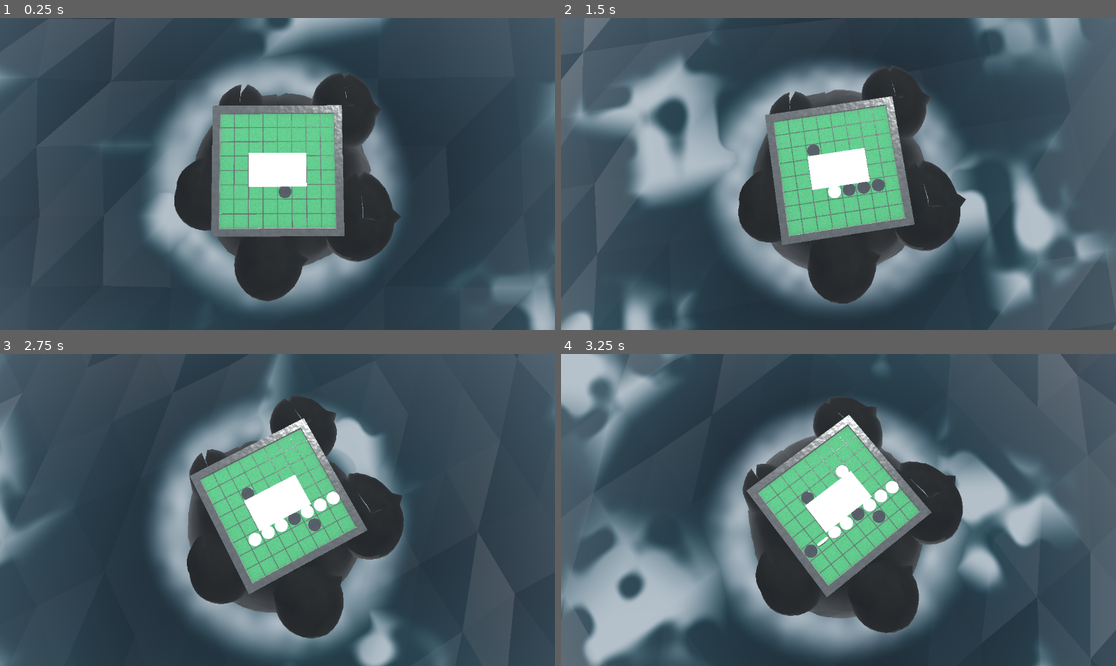
Above: before the commit, frames 1-4 (two rows, left to right).
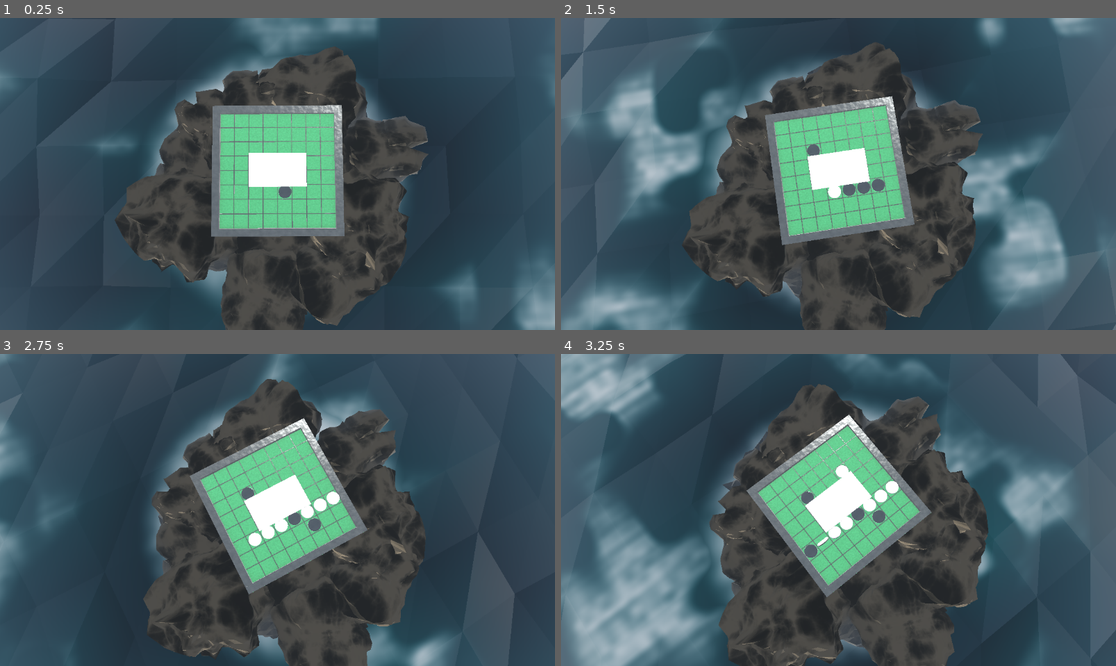
Above: after the commit, the same moments.

Repository: jop3/game-builder
Game: Godot game, scene res://othello.tscn
Two runs of this game, one before a commit and one after it. Both use one fixed random seed, a clock stepped at 60 frames per second and the inputs below.
Inputs:
- Up to frame 1 (0.25 s): no input
- Up to frame 2 (1.5 s): no input
- Up to frame 3 (2.75 s): no input
- Up to frame 4 (3.25 s): no input

The runs differ from the first frame. In frame 1, 19% of the frame differs, in the area x 19-100%, y 0-100%; in frame 2, 32%; in frame 3, 20%; in frame 4, 33%, in the area x 0-93%, y 0-100%.

Commit message:
förbättra allt: vass ridged klippa (varmare sten), djupare blågrönt hav med brutet/stråkigt skum, dramatisk cumulushimmel, varmt dagsljus, lagrad disig kust

Diff:
--- a/examples/othello/game/othello.gd
+++ b/examples/othello/game/othello.gd
@@ -614,8 +614,8 @@
 
 	# Dagsljus-sol: ljus, en aning varm, mjuka skuggor uppifrån-sidan.
 	var key := DirectionalLight3D.new()
-	key.light_color = Color(1.0, 0.96, 0.88)
-	key.light_energy = 1.5                 # dämpad så marmorns ådring/flöjlar syns (ej vitutfrätt)
+	key.light_color = Color(1.0, 0.95, 0.85)   # varmt dagsljus
+	key.light_energy = 1.7                 # ljust men marmorns ådring/flöjlar syns
 	key.light_angular_distance = 2.0
 	key.shadow_enabled = true
 	key.rotation = Vector3(deg_to_rad(-52.0), deg_to_rad(-38.0), 0.0)
@@ -670,32 +670,37 @@
 	var mat := ShaderMaterial.new()
 	mat.shader = load("res://rock.gdshader")
 	mat.set_shader_parameter("waterline", SEA_Y)
-	# huvudklacken: tillplattad sfär, topp ~y=0 (piedestalens fot), bred fot i havet
+	# huvudklacken: bred, flack, kraftigt förskjuten sfär (skrovlig utåtklack),
+	# topp ~y=0 (piedestalens fot), bred fot ned i havet
 	var main := MeshInstance3D.new()
 	var sm := SphereMesh.new()
-	sm.radius = ISLAND_R
-	sm.height = ISLAND_R * 1.5
-	sm.radial_segments = 64
-	sm.rings = 32
+	sm.radius = ISLAND_R * 1.15
+	sm.height = ISLAND_R * 1.6
+	sm.radial_segments = 96
+	sm.rings = 48
 	main.mesh = sm
 	main.material_override = mat
-	main.scale = Vector3(1.0, 0.62, 1.0)
-	main.position = Vector3(0.0, -0.30, 0.0)
+	main.scale = Vector3(1.0, 0.52, 1.0)
+	main.position = Vector3(0.0, -0.28, 0.0)
 	add_child(main)
-	# några mindre klippblock runt foten för en taggig silhuett
-	for i in 5:
-		var a := TAU * float(i) / 5.0 + 0.5
-		var r := ISLAND_R * (0.7 + 0.25 * absf(_nrand(i * 5 + 2)))
+	# taggiga klippblock runt foten — några sticker upp som spetsar, andra ligger
+	# vid vattenlinjen; varierad storlek/höjd för en ojämn skärgårdssilhuett
+	for i in 9:
+		var a := TAU * float(i) / 9.0 + 0.4 * _nrand(i * 5 + 1)
+		var r := ISLAND_R * (0.75 + 0.35 * absf(_nrand(i * 5 + 2)))
 		var chunk := MeshInstance3D.new()
 		var cs := SphereMesh.new()
-		cs.radius = ISLAND_R * (0.28 + 0.12 * absf(_nrand(i * 5 + 7)))
-		cs.height = cs.radius * 1.8
-		cs.radial_segments = 32
-		cs.rings = 16
+		var cr := ISLAND_R * (0.3 + 0.22 * absf(_nrand(i * 5 + 7)))
+		cs.radius = cr
+		cs.height = cr * (1.6 + 1.4 * absf(_nrand(i * 5 + 13)))   # några spetsiga
+		cs.radial_segments = 40
+		cs.rings = 24
 		chunk.mesh = cs
 		chunk.material_override = mat
-		chunk.scale = Vector3(1.0, 0.7, 1.0)
-		chunk.position = Vector3(r * sin(a), SEA_Y + 0.02 + 0.05 * _nrand(i), r * cos(a))
+		var peak := 0.5 + 0.5 * absf(_nrand(i * 5 + 3))
+		chunk.scale = Vector3(1.0, peak, 1.0)
+		chunk.position = Vector3(r * sin(a), SEA_Y - 0.02 + 0.10 * absf(_nrand(i)), r * cos(a))
+		chunk.rotation.y = _nrand(i * 5 + 9) * PI
 		add_child(chunk)
 
 # EN central marmorpelare som piedestal: brädet vilar på kapitälet (brädet är
@@ -717,24 +722,33 @@
 # avlägsen kustlinje: några låga, mörka, disiga uddar nära horisonten (fog gör
 # dem atmosfäriskt bleka), utspridda på fjärran sidorna som i referensen
 func _build_coast() -> void:
-	var pts := [
-		[16.0, -60.0, 1.1, 5.0], [20.0, -110.0, 1.6, 8.0],
-		[18.0, 150.0, 0.9, 6.0], [22.0, 120.0, 1.3, 7.0],
+	# avlägsna kullar/uddar i lager: en högre bakre ås + lägre främre kullar,
+	# atmosfäriskt bleka (ljusare = längre bort) som i referensen
+	var ridges := [
+		# dist, vinkel°, höjd, bredd, blekhet(0 mörkast..1 ljusast)
+		[24.0, -70.0, 2.4, 16.0, 0.85], [17.0, -95.0, 1.2, 10.0, 0.55],
+		[26.0, 120.0, 2.0, 18.0, 0.9], [19.0, 150.0, 1.0, 9.0, 0.5],
+		[30.0, 40.0, 2.8, 22.0, 0.95],
 	]
-	for p in pts:
-		var dist: float = p[0]
-		var ang := deg_to_rad(p[1])
-		var hgt: float = p[2]
-		var wid: float = p[3]
+	for r in ridges:
+		var dist: float = r[0]
+		var ang := deg_to_rad(r[1])
+		var hgt: float = r[2]
+		var wid: float = r[3]
+		var haze: float = r[4]
 		var m := MeshInstance3D.new()
+		# tillplattad prismalik kulle (box med avsmalnande topp via skalning)
 		var bx := BoxMesh.new()
-		bx.size = Vector3(wid, hgt, wid * 0.5)
+		bx.size = Vector3(wid, hgt, wid * 0.4)
 		m.mesh = bx
 		var mm := StandardMaterial3D.new()
-		mm.albedo_color = Color(0.34, 0.40, 0.47)   # disig mörk udde
+		# ju längre bort desto blekare/blåare (luftperspektiv)
+		var col := Color(0.42, 0.50, 0.58).lerp(Color(0.74, 0.79, 0.84), haze)
+		mm.albedo_color = col
 		mm.roughness = 1.0
 		m.material_override = mm
-		m.position = Vector3(dist * sin(ang), SEA_Y + hgt * 0.5 - 0.1, dist * cos(ang))
+		m.position = Vector3(dist * sin(ang), SEA_Y + hgt * 0.5 - 0.15, dist * cos(ang))
+		m.rotation.y = ang
 		add_child(m)
 
 # Spiralnedstigning: elevationen sjunker mjukt från nästan rakt ovanför till en
--- a/examples/othello/game/rock.gdshader
+++ b/examples/othello/game/rock.gdshader
@@ -1,13 +1,13 @@
-// rock.gdshader — knölig våt klippa. Vertexar förskjuts längs normalen av fbm-brus
-// (statiskt, inget TIME → deterministiskt); normalen räknas om ur den förskjutna
-// världspositionen (dFdx/dFdy) så ytan blir fasetterad och skrovlig. Mörkare och
-// blötare nära vattenlinjen.
+// rock.gdshader — vass, skrovlig våt klippa. Vertexar förskjuts av RIDGED fbm
+// (skarpa åsar, inte mjuka bulor) längs normalen; normalen räknas om ur den
+// förskjutna världspositionen (dFdx/dFdy) → fasetterad sten. Varmare, ljusare
+// torr sten upptill, mörk blöt sten vid vattenlinjen. Statiskt (inget TIME).
 shader_type spatial;
 
-uniform vec3 rock_lo : source_color = vec3(0.05, 0.055, 0.06);
-uniform vec3 rock_hi : source_color = vec3(0.22, 0.21, 0.19);
-uniform float disp = 0.13;
-uniform float waterline = -0.12;
+uniform vec3 rock_lo : source_color = vec3(0.10, 0.095, 0.085);
+uniform vec3 rock_hi : source_color = vec3(0.34, 0.31, 0.27);
+uniform float disp = 0.26;
+uniform float waterline = -0.16;
 
 varying vec3 v_wpos;
 varying vec3 v_opos;
@@ -22,15 +22,20 @@
 	return mix(mix(mix(n000, n100, f.x), mix(n010, n110, f.x), f.y),
 	           mix(mix(n001, n101, f.x), mix(n011, n111, f.x), f.y), f.z);
 }
-float fbm(vec3 p) {
+// ridged fbm: skarpa åsar och sprickor snarare än mjuka kullar
+float ridged(vec3 p) {
 	float s = 0.0, a = 0.5;
-	for (int i = 0; i < 4; i++) { s += a * vnoise(p); p *= 2.03; a *= 0.5; }
+	for (int i = 0; i < 5; i++) {
+		float n = 1.0 - abs(2.0 * vnoise(p) - 1.0);
+		s += a * n * n;
+		p *= 2.07; a *= 0.5;
+	}
 	return s;
 }
 
 void vertex() {
 	v_opos = VERTEX;
-	float n = fbm(VERTEX * 3.2 + 5.0);
+	float n = ridged(VERTEX * 3.0 + 4.0);
 	VERTEX += NORMAL * (n - 0.5) * disp;
 	v_wpos = (MODEL_MATRIX * vec4(VERTEX, 1.0)).xyz;
 }
@@ -38,13 +43,13 @@
 void fragment() {
 	vec3 n = normalize(cross(dFdx(v_wpos), dFdy(v_wpos)));
 	NORMAL = normalize((VIEW_MATRIX * vec4(n, 0.0)).xyz);
-	float m = fbm(v_opos * 6.0);
-	vec3 col = mix(rock_lo, rock_hi, m);
-	// blötare/mörkare nära och under vattenlinjen
-	float wet = smoothstep(waterline + 0.14, waterline - 0.05, v_wpos.y);
-	col *= mix(1.0, 0.5, wet);
+	float m = ridged(v_opos * 7.0);
+	// mörkare i sprickorna (åsdalar), ljusare på kanterna
+	vec3 col = mix(rock_lo, rock_hi, smoothstep(0.2, 0.7, m));
+	float wet = smoothstep(waterline + 0.14, waterline - 0.06, v_wpos.y);
+	col *= mix(1.0, 0.45, wet);
 	ALBEDO = col;
-	ROUGHNESS = mix(0.9, 0.5, wet);   // blött = blankare
+	ROUGHNESS = mix(0.92, 0.45, wet);
 	METALLIC = 0.0;
-	SPECULAR = mix(0.2, 0.5, wet);
+	SPECULAR = mix(0.2, 0.55, wet);
 }
--- a/examples/othello/game/sea.gdshader
+++ b/examples/othello/game/sea.gdshader
@@ -9,9 +9,9 @@
 uniform float t = 0.0;
 uniform float amp = 0.05;
 uniform float island_r = 0.62;
-uniform vec3 deep : source_color = vec3(0.03, 0.11, 0.15);
-uniform vec3 shallow : source_color = vec3(0.10, 0.27, 0.30);
-uniform vec3 foam_col : source_color = vec3(0.82, 0.87, 0.90);
+uniform vec3 deep : source_color = vec3(0.015, 0.10, 0.14);
+uniform vec3 shallow : source_color = vec3(0.08, 0.32, 0.34);
+uniform vec3 foam_col : source_color = vec3(0.86, 0.90, 0.92);
 
 varying vec3 v_wpos;
 varying float v_h;
@@ -49,20 +49,25 @@
 	vec3 n = normalize(cross(dFdx(v_wpos), dFdy(v_wpos)));
 	NORMAL = normalize((VIEW_MATRIX * vec4(n, 0.0)).xyz);
 
-	// vitkammar: skum på topparna, uppbrutet av brus så det inte blir jämna band
-	float fnoise = vnoise(v_wpos.xz * 6.0 + vec2(t * 0.15, -t * 0.1));
-	float crest = smoothstep(0.12, 0.55, v_h) * smoothstep(0.28, 0.62, fnoise);
-	// skumkrage där havet bryter mot ön
+	// vitkammar: skum på topparna, brutet av TVÅ brus-skalor (grova fläckar + fin
+	// textur) plus utdragna skumstråk, så det aldrig blir jämna vita band
+	float fbig = vnoise(v_wpos.xz * 4.0 + vec2(t * 0.12, -t * 0.08));
+	float ffine = vnoise(v_wpos.xz * 16.0 - vec2(t * 0.2, t * 0.15));
+	float streak = vnoise(v_wpos.xz * vec2(3.0, 22.0) + vec2(0.0, t * 0.5));
+	float capmask = smoothstep(0.30, 0.62, fbig) * (0.6 + 0.4 * ffine) * (0.5 + 0.5 * streak);
+	float crest = smoothstep(0.06, 0.5, v_h) * capmask;
+	// skumkrage där havet bryter mot ön (bruten så den inte blir en jämn ring)
 	float d = length(v_wpos.xz);
-	float shore = smoothstep(island_r + 0.24, island_r - 0.02, d)
-	            * smoothstep(island_r - 0.20, island_r - 0.02, d)
-	            * (0.65 + 0.35 * vnoise(v_wpos.xz * 10.0 + t * 0.6));
+	float shore = smoothstep(island_r + 0.26, island_r - 0.02, d)
+	            * smoothstep(island_r - 0.22, island_r - 0.02, d)
+	            * (0.5 + 0.5 * vnoise(v_wpos.xz * 12.0 + t * 0.6));
 	float foam = clamp(max(crest, shore), 0.0, 1.0);
 
-	vec3 col = mix(deep, shallow, clamp(v_h * 0.5 + 0.5, 0.0, 1.0));
+	// djupare i vågdalarna, ljusare mot topparna → mer djup i havet
+	vec3 col = mix(deep, shallow, clamp(v_h * 0.6 + 0.45, 0.0, 1.0));
 	col = mix(col, foam_col, foam);
 	ALBEDO = col;
-	ROUGHNESS = mix(0.14, 0.6, foam);
+	ROUGHNESS = mix(0.12, 0.65, foam);
 	METALLIC = 0.0;
-	SPECULAR = 0.45;
+	SPECULAR = 0.5;
 }
--- a/examples/othello/game/sky.gdshader
+++ b/examples/othello/game/sky.gdshader
@@ -4,10 +4,10 @@
 shader_type sky;
 
 uniform float t = 0.0;
-uniform vec3 horizon : source_color = vec3(0.74, 0.78, 0.82);   // ljus dis vid horisonten
-uniform vec3 zenith : source_color = vec3(0.28, 0.42, 0.60);    // blå dagsljushimmel
-uniform vec3 cloud_dark : source_color = vec3(0.42, 0.45, 0.50);
-uniform vec3 cloud_light : source_color = vec3(0.92, 0.94, 0.96);
+uniform vec3 horizon : source_color = vec3(0.74, 0.79, 0.84);   // ljus dis vid horisonten
+uniform vec3 zenith : source_color = vec3(0.22, 0.40, 0.64);    // djupare blå dagsljushimmel
+uniform vec3 cloud_dark : source_color = vec3(0.46, 0.49, 0.55);  // molnbas (grå)
+uniform vec3 cloud_light : source_color = vec3(0.97, 0.98, 0.99); // molntopp (vit)
 uniform float flash = 0.0;   // höjs vid blixtnedslag (lyser upp molnen)
 
 float hash(vec2 p) { return fract(sin(dot(p, vec2(41.3, 289.1))) * 43758.5453); }
@@ -28,12 +28,17 @@
 
 void sky() {
 	float el = clamp(EYEDIR.y, 0.0, 1.0);
-	vec3 base = mix(horizon, zenith, el);
+	vec3 base = mix(horizon, zenith, pow(el, 0.7));   // djupare blått högre upp
 	// projicera blickriktningen på ett molnplan
-	vec2 uv = EYEDIR.xz / (EYEDIR.y + 0.35);
-	float mask = fbm(uv * 1.5 + vec2(t * 0.02, t * 0.012));
-	mask = smoothstep(0.40, 0.74, mask) * smoothstep(-0.06, 0.10, EYEDIR.y);   // moln ända ner mot horisonten
-	vec3 cloud = mix(cloud_dark, cloud_light, fbm(uv * 3.0 + 5.0));
+	vec2 uv = EYEDIR.xz / (EYEDIR.y + 0.28);
+	float dens = fbm(uv * 1.2 + vec2(t * 0.02, t * 0.012));
+	float detail = fbm(uv * 3.6 + 9.0);
+	float field = dens * 0.7 + detail * 0.3;
+	// pösiga cumulus-fläckar med blå luckor mellan
+	float cover = smoothstep(0.40, 0.72, field) * smoothstep(-0.05, 0.12, EYEDIR.y);
+	// molnskuggning: täta partier (toppar) vita, tunnare (baser) grå
+	float shade = smoothstep(0.34, 0.86, field);
+	vec3 cloud = mix(cloud_dark, cloud_light, shade);
 	cloud += flash * 0.8;                       // blixten lyser upp molnen
-	COLOR = mix(base + flash * 0.25, cloud, mask);
+	COLOR = mix(base + flash * 0.25, cloud, cover);
 }
